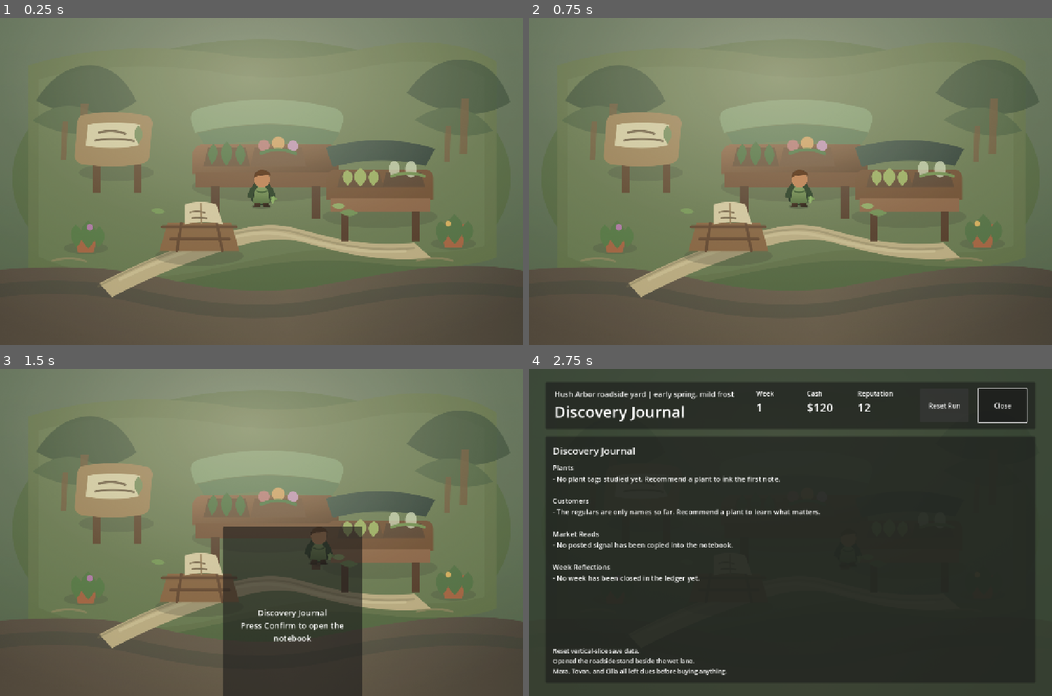
Above: before the commit, frames 1-4 (two rows, left to right).
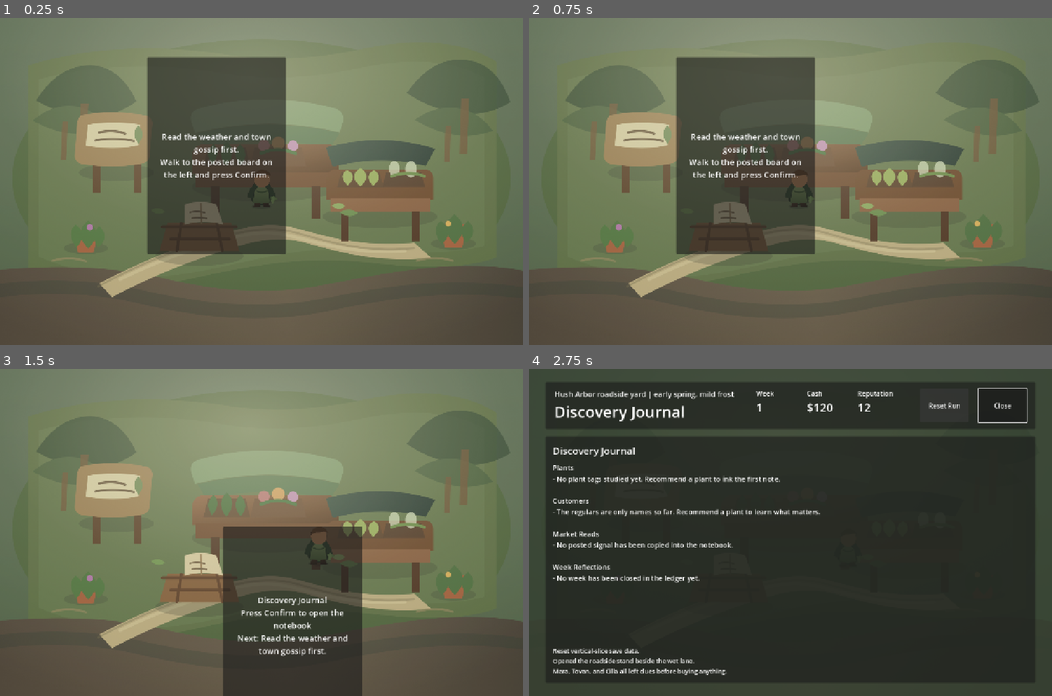
Above: after the commit, the same moments.

Repository: ethan-adams/garden-nursery
Game: Godot game, scene res://scenes/main/main.tscn
Two runs of this game, one before a commit and one after it. Both use one fixed random seed, a clock stepped at 60 frames per second and the inputs below.
Inputs:
- Up to frame 1 (0.25 s): no input
- Up to frame 2 (0.75 s): tap Enter (ui_accept) at 0.5 s; hold Right (ui_right) from 0.53 s (still down)
- Up to frame 3 (1.5 s): tap Enter (ui_accept) at 0.77 s; release Right (ui_right) at 1.28 s; hold Down (ui_down) from 1.28 s (still down)
- Up to frame 4 (2.75 s): tap Enter (ui_accept) at 1.52 s; release Down (ui_down) at 2 s; click "Reset Run" at 2 s

The runs differ from the first frame. In frame 1, 16% of the frame differs, in the area x 28-55%, y 11-73%; in frame 2, 16%; in frame 3, 1.0%; in frame 4, nothing differs.

Commit message:
feat: add yard onboarding flow

Diff:
--- a/godot/scripts/world/nursery_yard.gd
+++ b/godot/scripts/world/nursery_yard.gd
@@ -5,6 +5,35 @@
 var nearby_stations: Array[Area2D] = []
 var current_station: Area2D
 var overlay_open := false
+var onboarding_seen := {}
+
+const ONBOARDING_FLOW := [
+	{
+		"station_id": "signal_board",
+		"title": "Read the weather and town gossip first.",
+		"hint": "The signal board tells you what Hush Arbor wants this week."
+	},
+	{
+		"station_id": "plant_stand",
+		"title": "Choose a plant for the regulars.",
+		"hint": "Plant cards show price, stock, care, and local fit."
+	},
+	{
+		"station_id": "propagation_bench",
+		"title": "Start or check nursery trays.",
+		"hint": "Propagation and restock choices prepare future stock."
+	},
+	{
+		"station_id": "ledger",
+		"title": "Close the week when the yard work is done.",
+		"hint": "The ledger turns sales, weather, stock, and trust into consequences."
+	},
+	{
+		"station_id": "journal",
+		"title": "Check the notebook for what you learned.",
+		"hint": "The journal keeps plant notes, customer memory, and market reads."
+	}
+]
 
 @onready var player: CharacterBody2D = $Player
 @onready var station_overlay: Control = $StationOverlay/NurseryStand
@@ -76,10 +105,25 @@
 
 
 func _update_prompt() -> void:
-	if overlay_open or current_station == null:
+	if overlay_open:
 		prompt_container.visible = false
 		return
-	prompt_label.text = current_station.get_prompt_text()
+	var onboarding_step := _current_onboarding_step()
+	if current_station == null:
+		if onboarding_step.is_empty():
+			prompt_container.visible = false
+			return
+		prompt_label.text = "%s\n%s" % [onboarding_step.get("title", ""), _station_direction_text(onboarding_step.get("station_id", ""))]
+		prompt_container.global_position = Vector2(360, 96)
+		prompt_container.visible = true
+		return
+	var prompt_text: String = current_station.get_prompt_text()
+	if not onboarding_step.is_empty():
+		if current_station.get_station_id() == onboarding_step.get("station_id", ""):
+			prompt_text = "%s\n%s" % [onboarding_step.get("hint", ""), prompt_text]
+		else:
+			prompt_text = "%s\nNext: %s" % [prompt_text, onboarding_step.get("title", "")]
+	prompt_label.text = prompt_text
 	prompt_container.global_position = current_station.get_prompt_position()
 	prompt_container.visible = true
 
@@ -89,6 +133,7 @@
 		return
 	var station_id: String = current_station.get_station_id()
 	var station_name: String = current_station.get_station_name()
+	onboarding_seen[station_id] = true
 	overlay_open = true
 	prompt_container.visible = false
 	if player.has_method("set_movement_enabled"):
@@ -106,3 +151,27 @@
 		player.set_movement_enabled(true)
 	_refresh_station_focus()
 	_update_prompt()
+
+
+func _current_onboarding_step() -> Dictionary:
+	for step in ONBOARDING_FLOW:
+		var station_id: String = step.get("station_id", "")
+		if not bool(onboarding_seen.get(station_id, false)):
+			return step
+	return {}
+
+
+func _station_direction_text(station_id: String) -> String:
+	match station_id:
+		"signal_board":
+			return "Walk to the posted board on the left and press Confirm."
+		"plant_stand":
+			return "Walk to the middle tables and press Confirm."
+		"propagation_bench":
+			return "Walk to the right-hand bench and press Confirm."
+		"ledger":
+			return "Walk down to the ledger table and press Confirm."
+		"journal":
+			return "Walk to the notebook by the lower tables and press Confirm."
+		_:
+			return "Walk to the next station and press Confirm."
Not shown, changed: docs/issue-backlog.md
Not shown, changed: docs/roadmap.md
Not shown, changed: docs/session-handoff.md
Not shown, changed: scripts/agent-check.mjs
